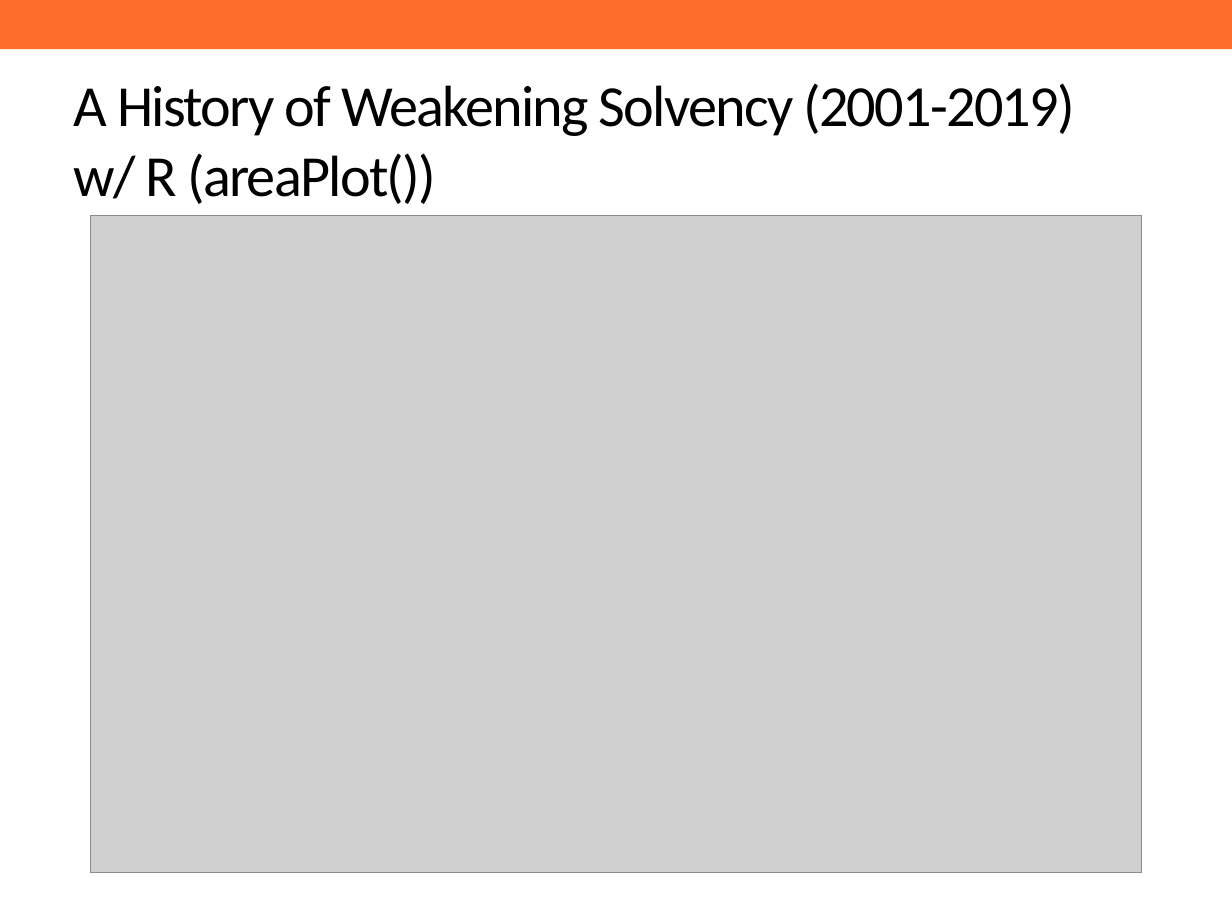
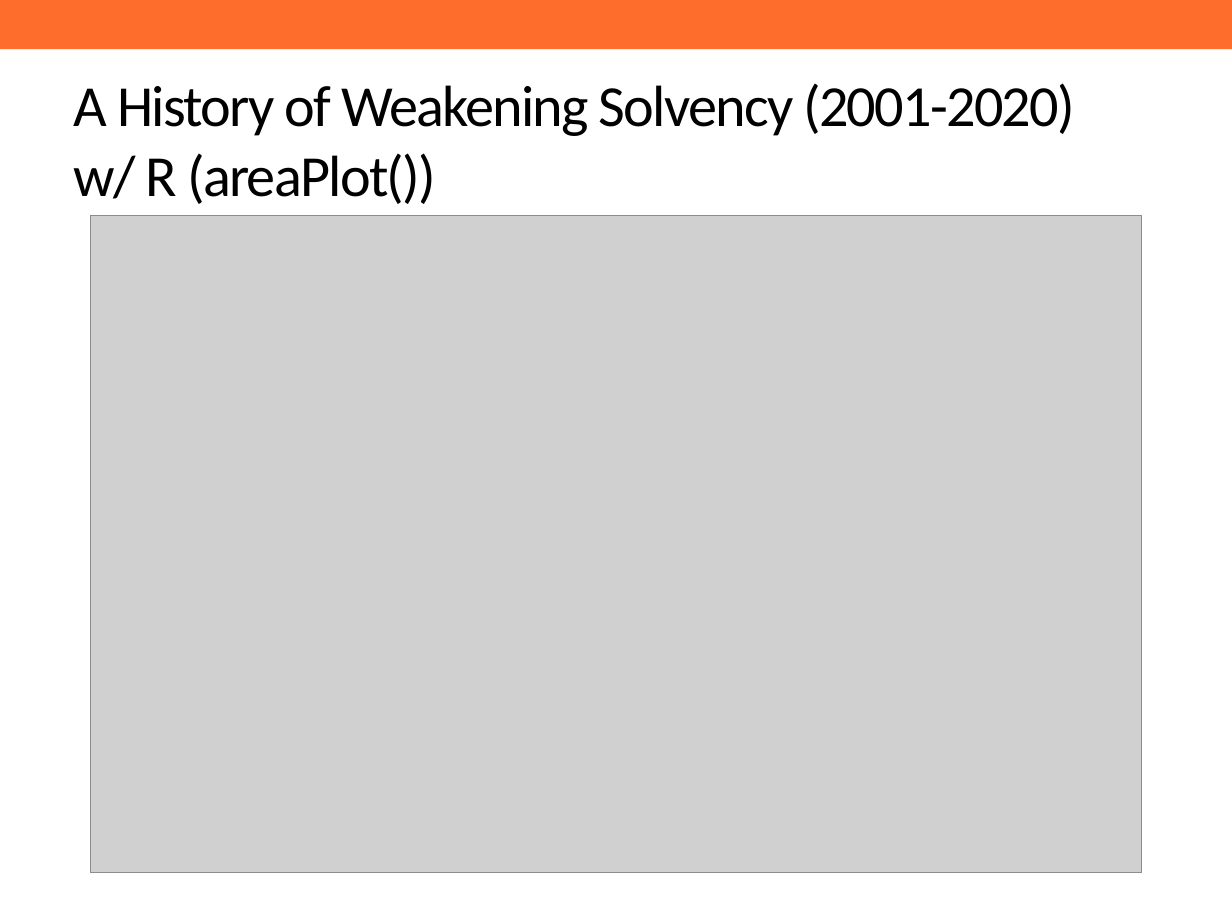
Before and after one commit to ReasonFoundation/GraphicsR, a slide deck: slide 3 of DeckUpdate/SamplePPT.pptx. Drawn at 1232x924 pixels with LibreOffice and Linux fonts; fonts in the diff are those of the drawing; grey boxes stand for pictures; background and template pictures are left out. Boxes give left, top, right and bottom in pixels: in the first picture for what was removed or moved away, otherwise in the second. Text is boxed around its words. In the diff, an @@ line names an element or a change of style, - is before the commit and + after.

```diff
--- a/DeckUpdate/SamplePPT.pptx
+++ b/DeckUpdate/SamplePPT.pptx
@@ title at (74, 83, 1075, 204): text changed @@
-A History of Weakening Solvency (2001-2019) w/ R (areaPlot())
+A History of Weakening Solvency (2001-2020) w/ R (areaPlot())
```
Also in this commit, not shown: 1 other slide changed, 2 slides added, 9 other files.
